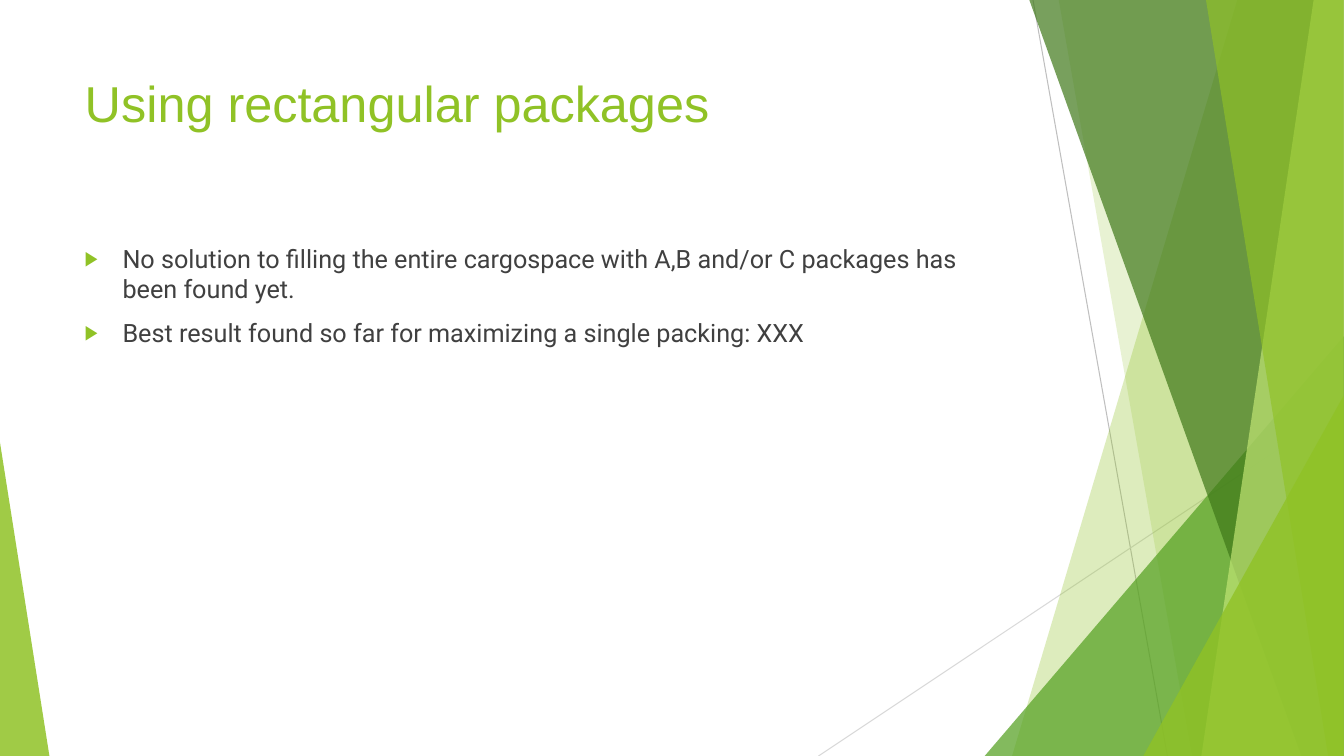
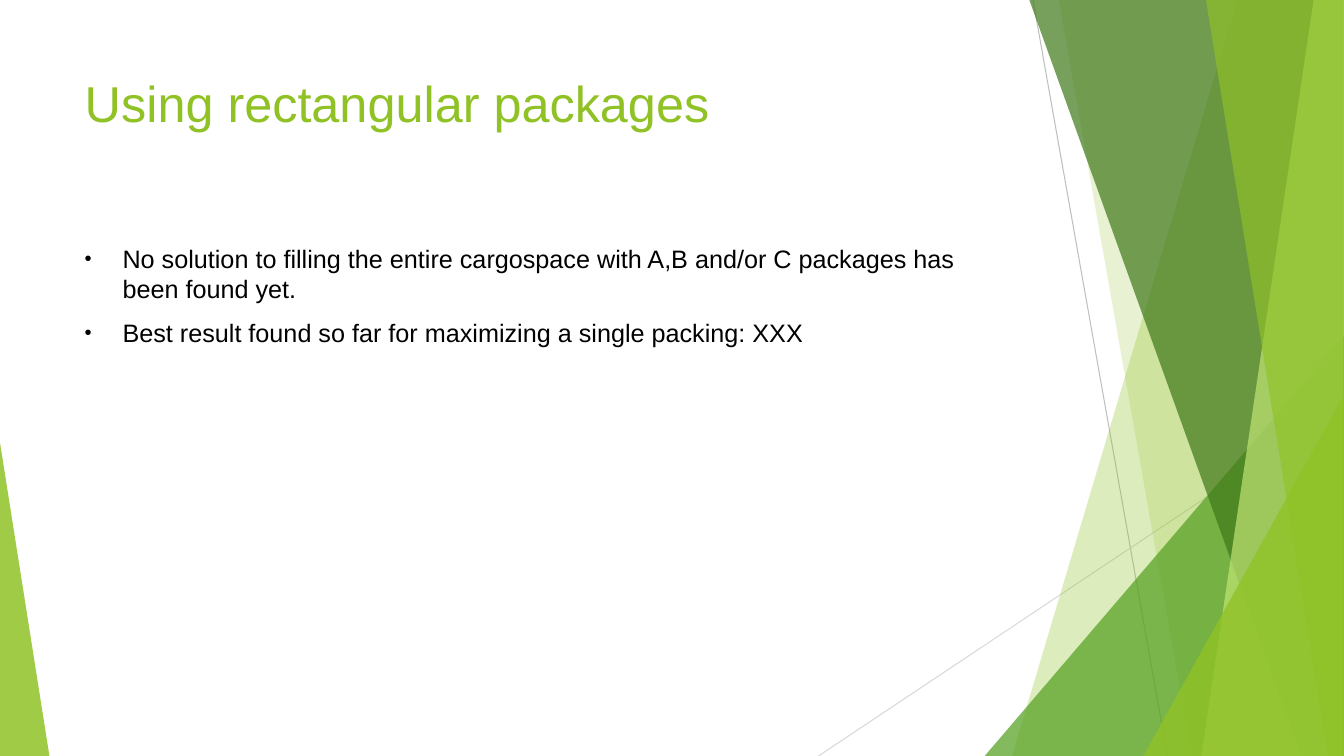
Before and after one commit to swengeler/PP3, a slide deck: slide 18 of Report, presentation and related stuff/Knapsack_problem.pptx (slide 16 before the commit). Drawn at 1344x756 pixels with LibreOffice and Linux fonts; fonts in the diff are those of the drawing. Boxes give left, top, right and bottom in pixels: in the first picture for what was removed or moved away, otherwise in the second. Text is boxed around its words. In the diff, an @@ line names an element or a change of style, - is before the commit and + after.

Commit message:
Added the experiments and results of the greedy algorithm for the presentation

```diff
--- a/Report, presentation and related stuff/Knapsack_problem.pptx
+++ b/Report, presentation and related stuff/Knapsack_problem.pptx
@@ text "No solution to filling the ..." at [123,249,954,348]: font Roboto to Arial, text colour #404040 to #000000; bullet ▶ to •; bullet colour #90C226 to #000000 @@
```
Also in this commit, not shown: 6 other slides changed, 4 slides added, 2 slides removed.
